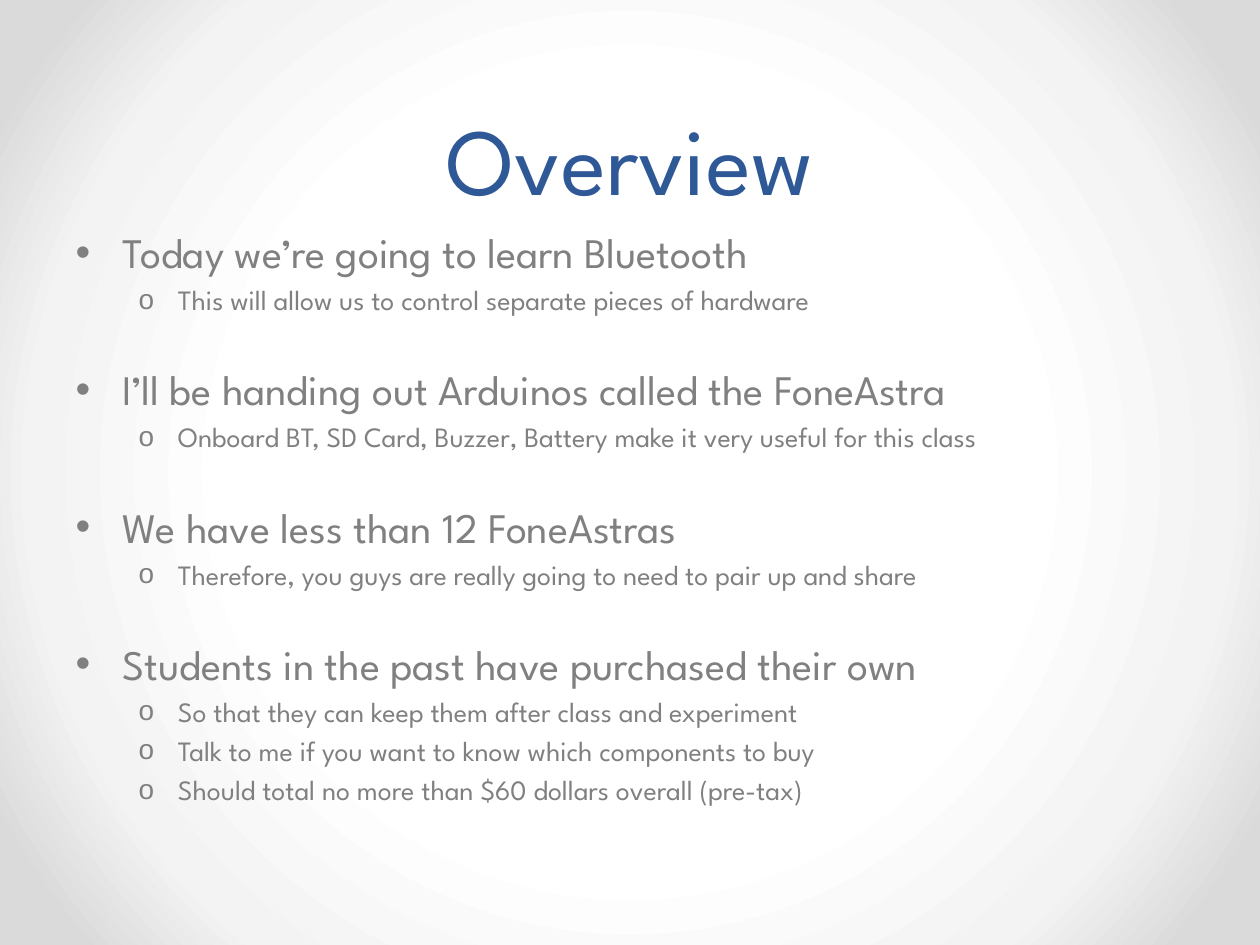
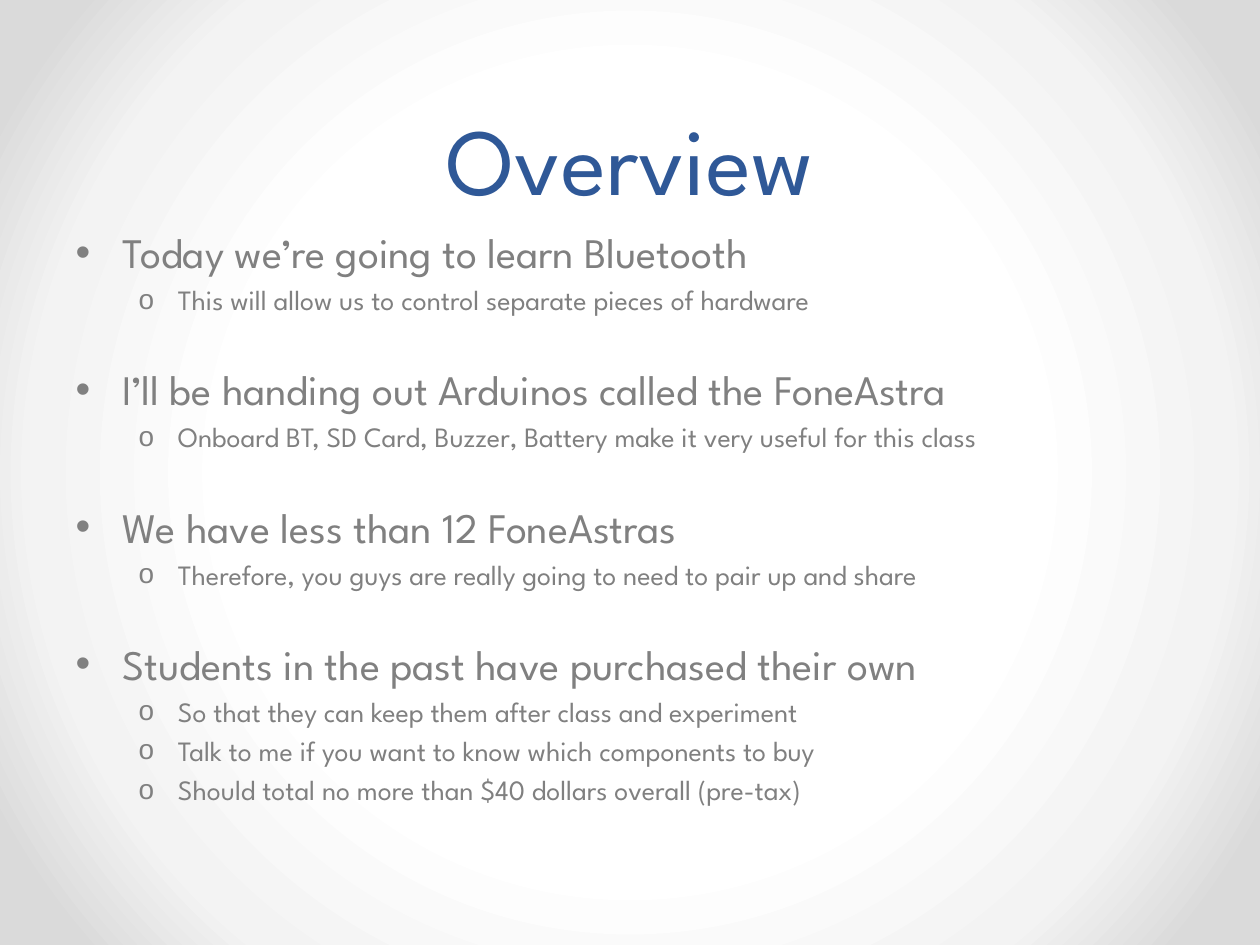
Before and after one commit to EE590-Winter2015/Materials, a slide deck: slide 3 of Week 4/Week 4.pptx. Drawn at 1260x945 pixels with LibreOffice and Linux fonts; fonts in the diff are those of the drawing. Boxes give left, top, right and bottom in pixels: in the first picture for what was removed or moved away, otherwise in the second. Text is boxed around its words. In the diff, an @@ line names an element or a change of style, - is before the commit and + after.

```diff
--- a/Week 4/Week 4.pptx
+++ b/Week 4/Week 4.pptx
@@ text at bbox=[178, 778, 801, 806]: text changed @@
-  o Should total no more than $60 dollars overall (pre-tax)
+  o Should total no more than $40 dollars overall (pre-tax)
```
Also in this commit, not shown: 1 other slide changed.
